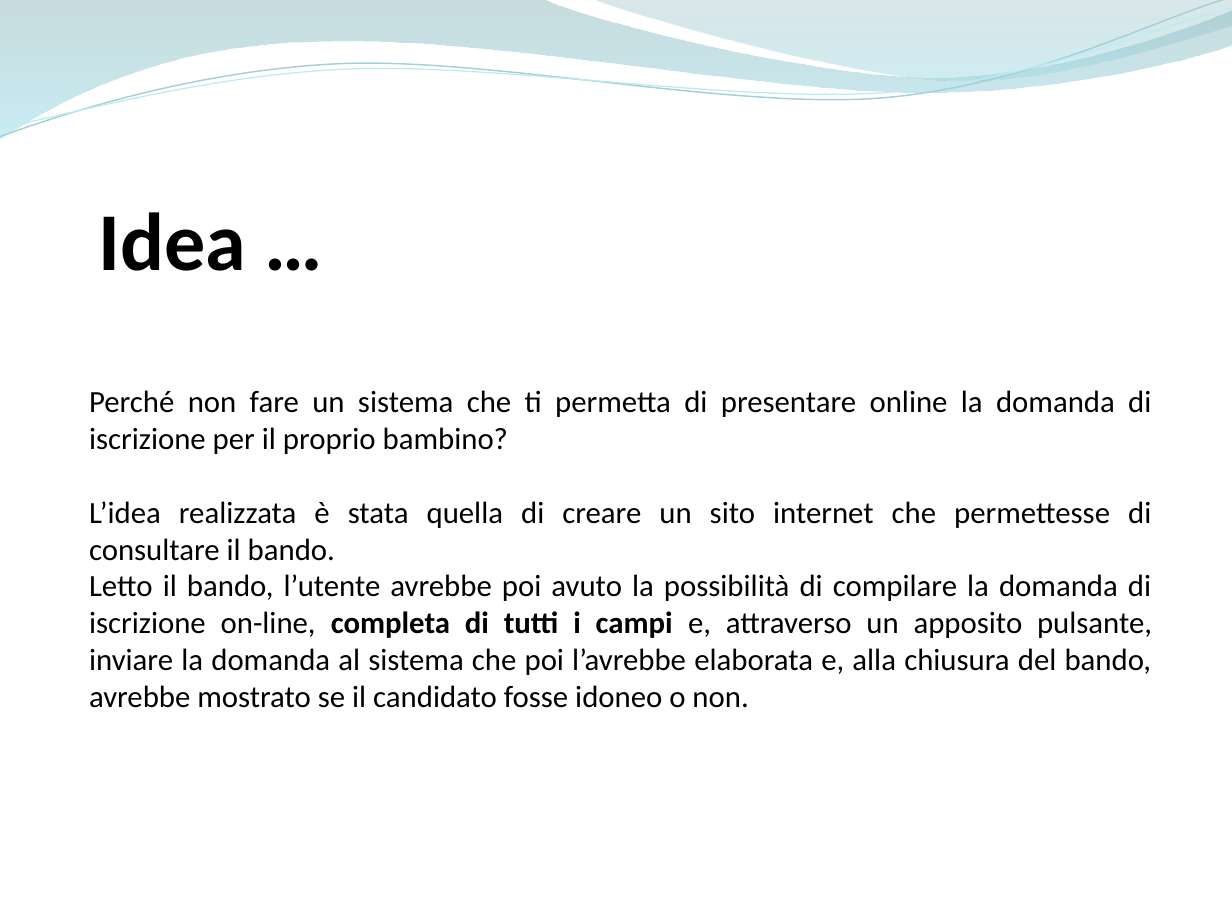
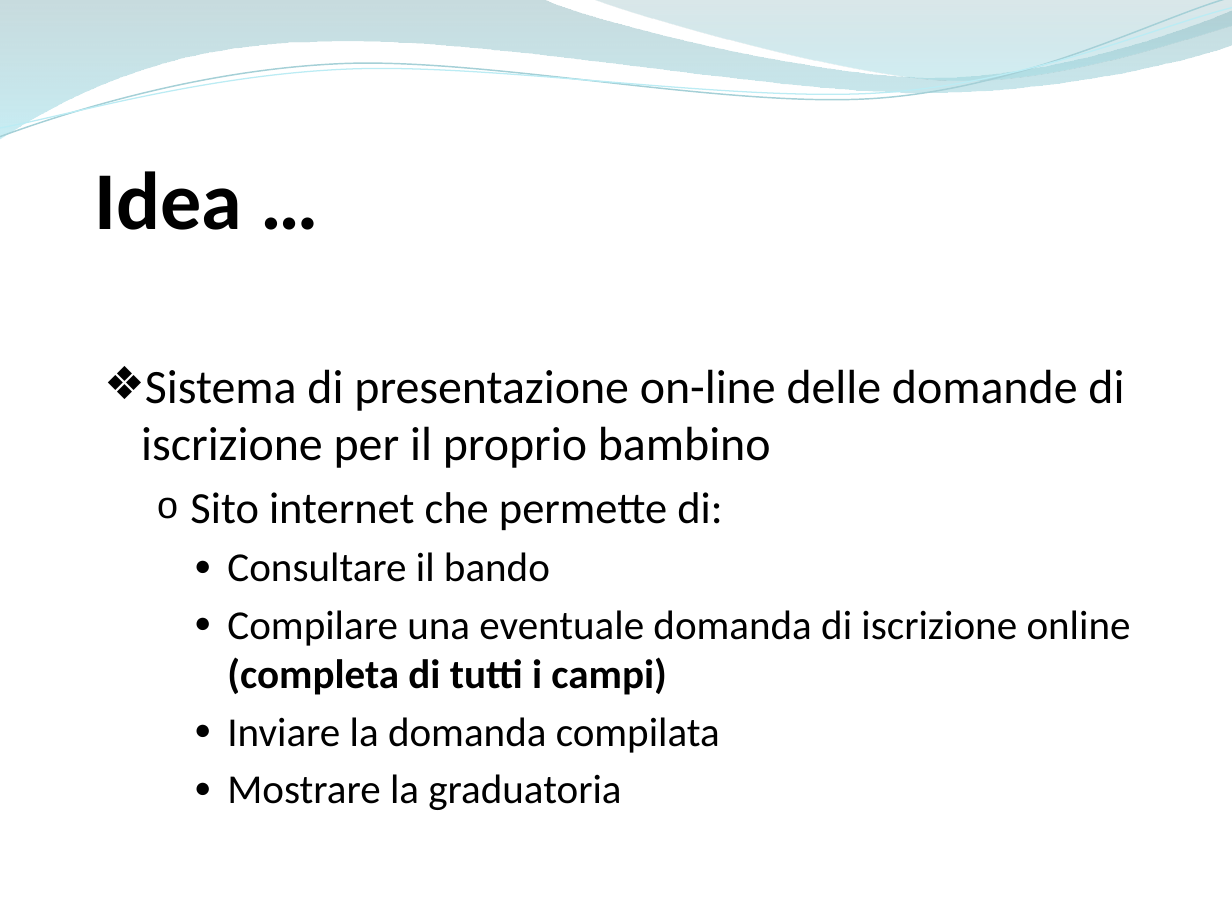
Before and after one commit to ammirate/at-silo, a slide deck: slide 4 of Presentazione/Atsilo1/[BOZZA] Atsilo_A_PresentazioneFinale copia.pptx. Drawn at 1232x924 pixels with LibreOffice and Linux fonts; fonts in the diff are those of the drawing. Boxes give left, top, right and bottom in pixels: in the first picture for what was removed or moved away, otherwise in the second. Text is boxed around its words. In the diff, an @@ line names an element or a change of style, - is before the commit and + after.

Commit message:
[WR A] Presentazione completa modificata: parti approvate BARBA e MICCO

```diff
--- a/Presentazione/Atsilo1/[BOZZA] Atsilo_A_PresentazioneFinale copia.pptx
+++ b/Presentazione/Atsilo1/[BOZZA] Atsilo_A_PresentazioneFinale copia.pptx
@@ text "Idea …": place and size @@
-text "Idea …" at box(99, 212, 247, 271)
+text "Idea …" at box(95, 171, 243, 230)
@@ text at box(141, 369, 1131, 810): text changed; size 18 to 24 pt @@
-Perché non fare un sistema che ti permetta di presentare online la domanda di iscrizione per il proprio bambino?
-L’idea realizzata è stata quella di creare un sito internet che permettesse di consultare il bando.
-Letto il bando, l’utente avrebbe poi avuto la possibilità di compilare la domanda di iscrizione on-line, completa di tutti i campi e, attraverso un apposito pulsante, inviare la domanda al sistema che poi l’avrebbe elaborata e, alla chiusura del bando, avrebbe mostrato se il candidato fosse idoneo o non.
+❖ Sistema di presentazione on-line delle domande di iscrizione per il proprio bambino
+  o Sito internet che permette di:
+    ● Consultare il bando
+    ● Compilare una eventuale domanda di iscrizione online (completa di tutti i campi)
+    ● Inviare la domanda compilata
+    ● Mostrare la graduatoria
```
Also in this commit, not shown: 7 other slides changed, 1 slide added, 1 slide removed, 2 other files.
